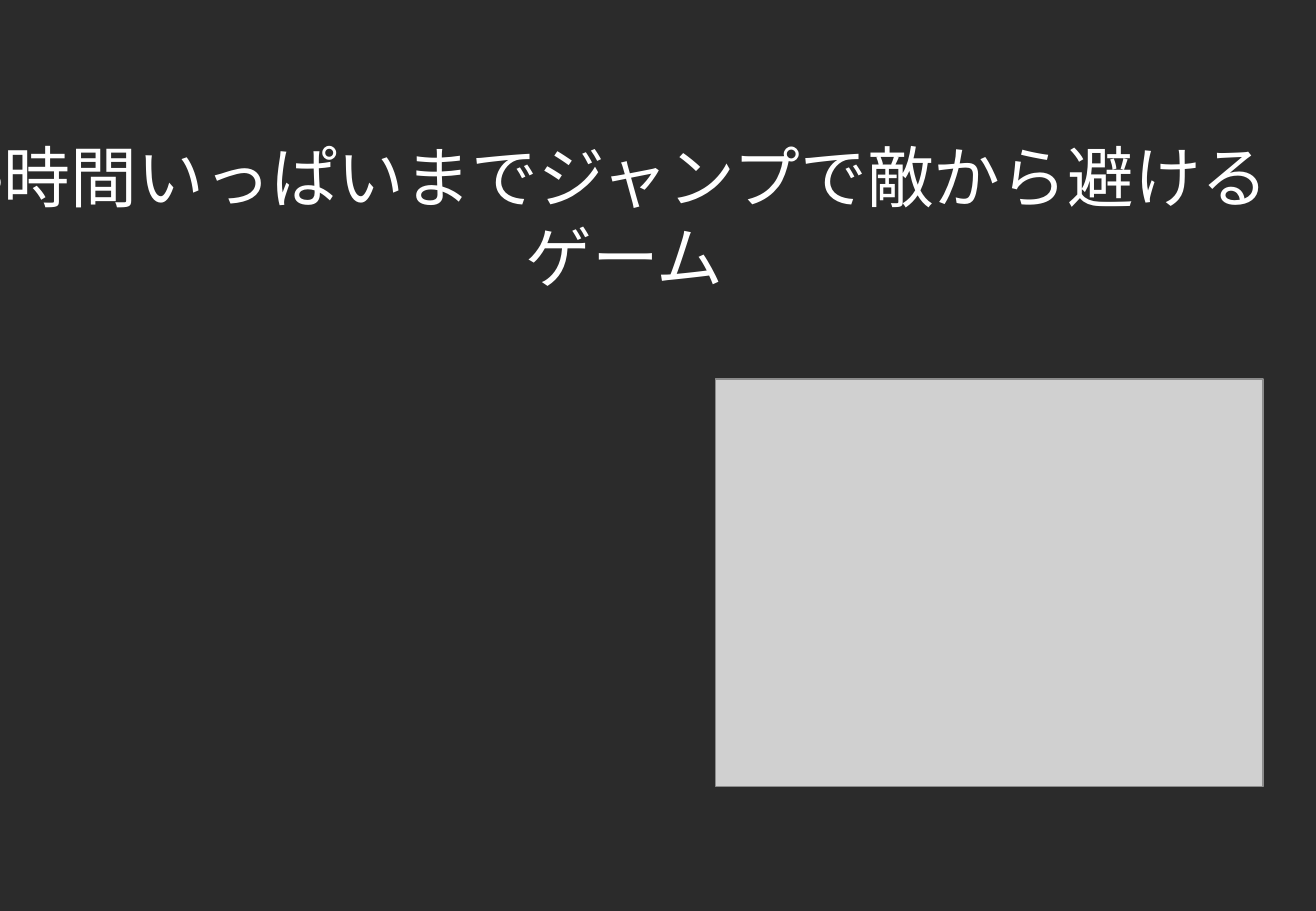
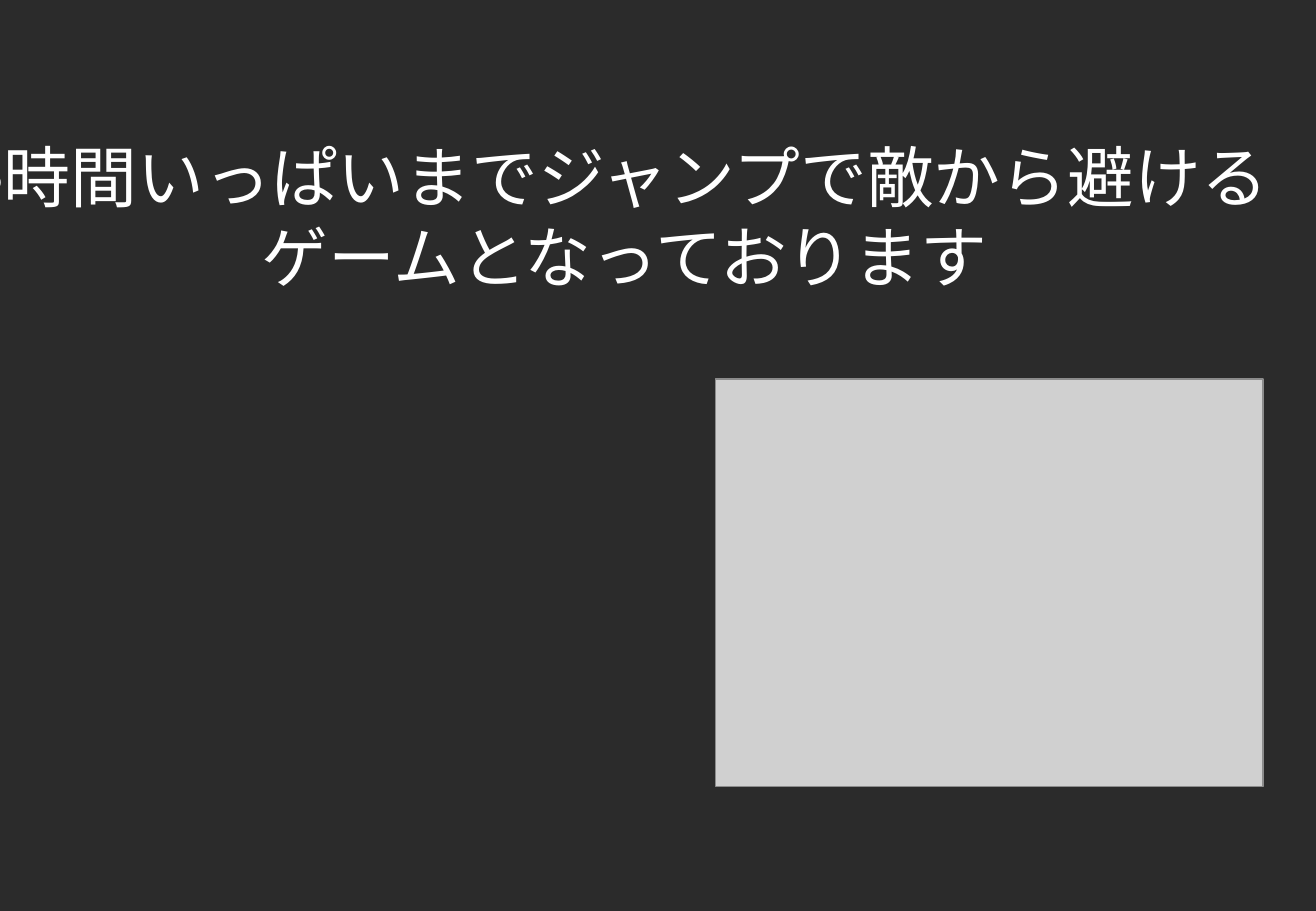
Before and after one commit to oreda1/Employment, a slide deck: slide 10 of ポートフォリオ.pptx (slide 4 before the commit). Drawn at 1316x911 pixels with LibreOffice and Linux fonts; fonts in the diff are those of the drawing; grey boxes stand for pictures; background and template pictures are left out; a plain dark background stands for a picture behind light text. Boxes give left, top, right and bottom in pixels: in the first picture for what was removed or moved away, otherwise in the second. Text is boxed around its words. In the diff, an @@ line names an element or a change of style, - is before the commit and + after.

```diff
--- a/ポートフォリオ.pptx
+++ b/ポートフォリオ.pptx
@@ title at (0, 146, 1268, 286): text changed @@
-・時間いっぱいまでジャンプで敵から避けるゲーム
+・時間いっぱいまでジャンプで敵から避けるゲームとなっております
```
Also in this commit, not shown: 3 other slides changed, 9 other files.
